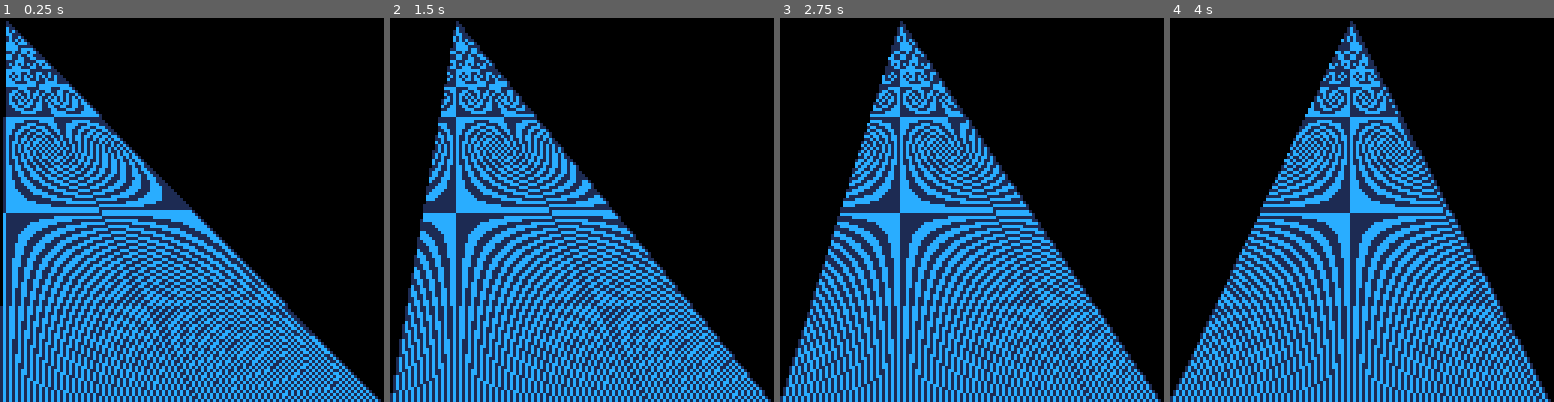
Above: before the commit, frames 1-4 (left to right).
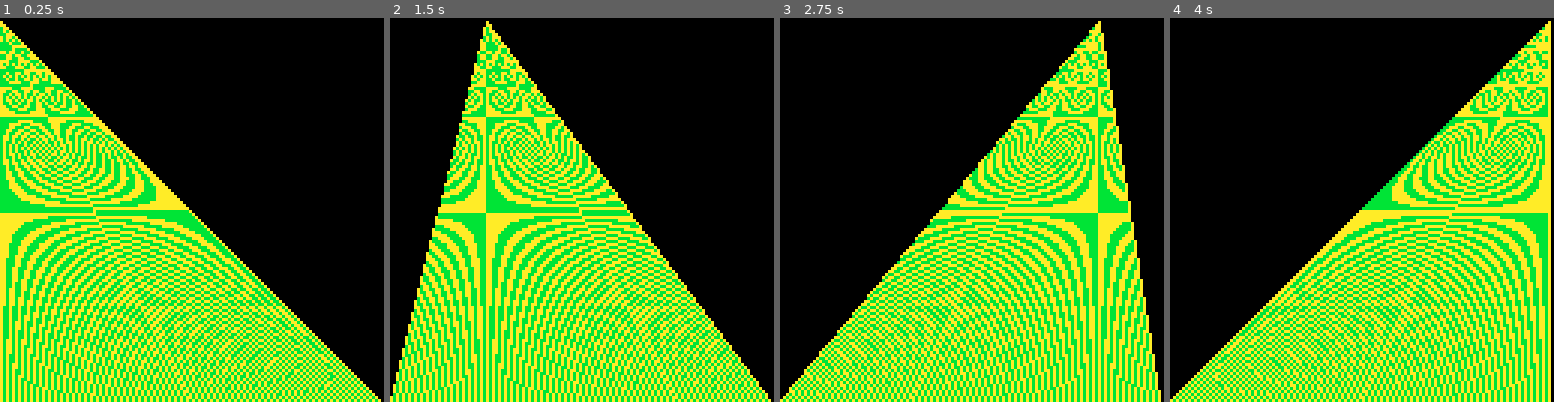
Above: after the commit, the same moments.

Repository: adam-sporka/pico-8-projects
Game: PICO-8 cartridge tweetcarts/scrolling-moire.p8
Same seed, same stepped clock (60 frames per second), same inputs: the game is played once before the commit and once after it.
Inputs:
- Up to frame 1 (0.25 s): no input
- Up to frame 2 (1.5 s): no input
- Up to frame 3 (2.75 s): no input
- Up to frame 4 (4 s): no input

The runs differ from the first frame. In frame 1, 50% of the frame differs, in the area x 0-100%, y 0-100%; in frame 2, 53%; in frame 3, 67%; in frame 4, 67%.

Commit message:
Scrolling Moire, as tweeted

Diff:
--- a/tweetcarts/scrolling-moire.p8
+++ b/tweetcarts/scrolling-moire.p8
@@ -2,16 +2,16 @@
 version 18
 __lua__
 t=0
-u=2
 ::_::
-t=t+u
-if (t>124) u=-2
-if (t<2) u=2
-for a=0,3 do flip() end
+t=t+(u or 0)
 cls()
 for a=0,126,1 do
-line(t,1,a,127,1+11*(a%2))
+line(t,1,a,127,10+a%2)
 end
+p=1
+if t>124 then u=-2 p=30 end
+if t<2 then u=2 p=30 end
+for a=1,p do flip() end
 goto _
 
 __gfx__
